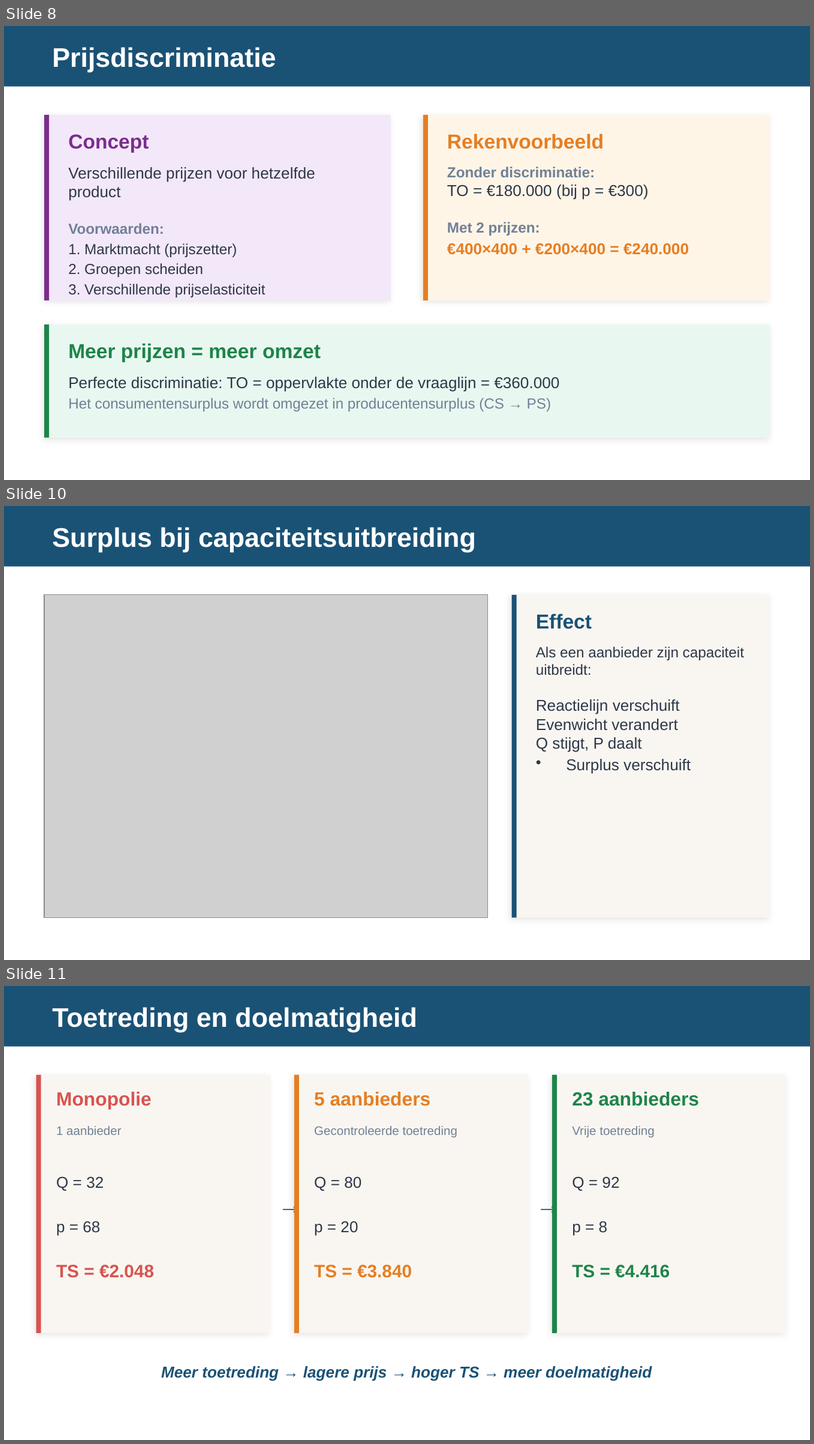
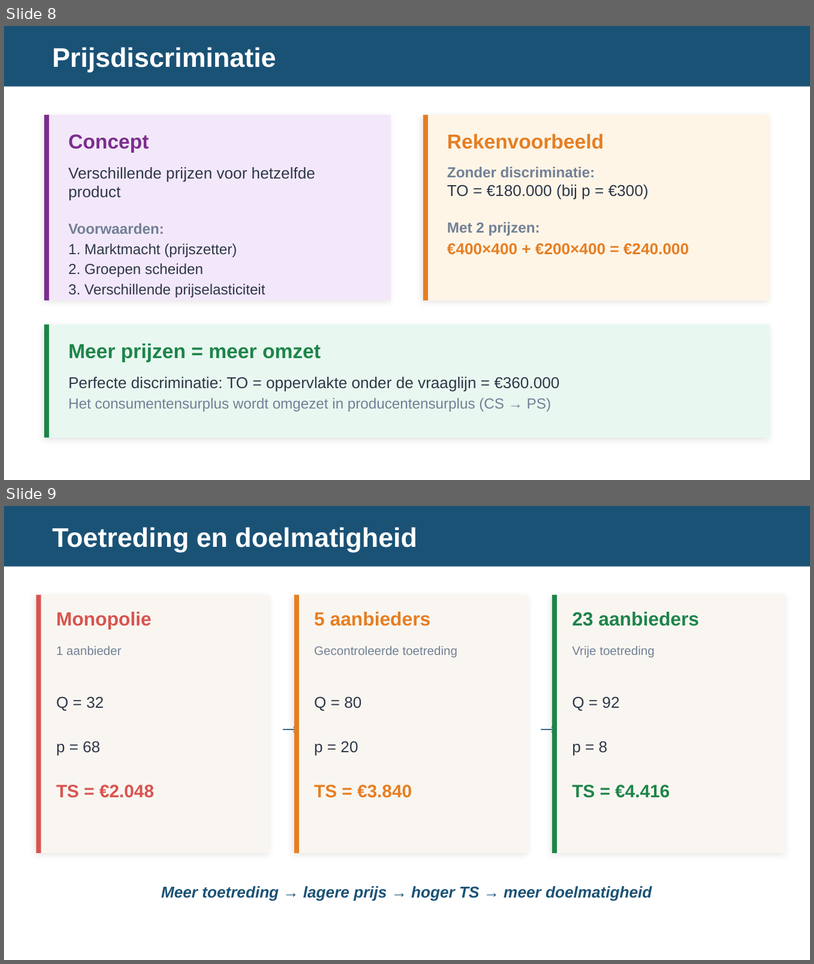
Before and after one commit to meijer1973/economie-vwo4-m3, a slide deck: 3.2 Hoofdstuk 2 - Marktvormen en hun marktevenwicht/3.2.7 Paragraaf 7 - Toepassen/2. Leren/3.2.7 Toepassen – presentatie.pptx. Shown one above the other, each under a label of ours: slides 8, 10 and 11 before the commit, slides 8 and 9 after it; the slides between them are not shown. The pictures are 814x1444 and 814x964 pixels, drawn with LibreOffice and Linux fonts; fonts in the diff are those of the drawing; grey boxes stand for pictures. Boxes give left, top, right and bottom in pixels: in the first picture for what was removed or moved away, otherwise in the second. Text is boxed around its words. In the diff, an @@ line names an element or a change of style, - is before the commit and + after.

```diff
--- a/3.2 Hoofdstuk 2 - Marktvormen en hun marktevenwicht/3.2.7 Paragraaf 7 - Toepassen/2. Leren/3.2.7 Toepassen – presentatie.pptx
+++ b/3.2 Hoofdstuk 2 - Marktvormen en hun marktevenwicht/3.2.7 Paragraaf 7 - Toepassen/2. Leren/3.2.7 Toepassen – presentatie.pptx
@@ slide 10 removed at (4, 506, 810, 960), background #FFFFFF; not listed: 1 template element that a slide beside it also shows @@
@@ text removed at (52, 527, 476, 552) @@
-Surplus bij capaciteitsuitbreiding
@@ picture removed at (44, 595, 488, 917) @@
@@ rectangle removed at (512, 595, 770, 917) @@
@@ rectangle removed at (512, 595, 517, 917) @@
@@ text removed at (536, 613, 592, 629) @@
-Effect
@@ text removed at (536, 646, 744, 774) @@
-Als een aanbieder zijn capaciteit uitbreidt:
-Reactielijn verschuift
-Evenwicht verandert
-Q stijgt, P daalt
-Surplus verschuift
@@ what was slide 11 is now slide 9 @@
```
Also in this commit, not shown: 1 slide changed, 1 other slide removed.
